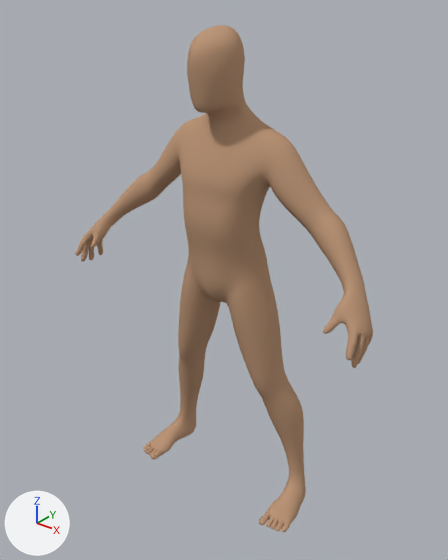
One commit to the Blender file ludum dare 48/Assets/Models/Human Basemeshes.blend: the scene before it, then after it.
The view is the same before and after, from a camera (50 mm lens) standing at (1.306, -1.647, 1.956) and looking at (-0.003, -0.01, 0.941). The lights are fixed; the arrows at lower left show +X, +Y and +Z.

Names of what the first picture shows: 'skin'.
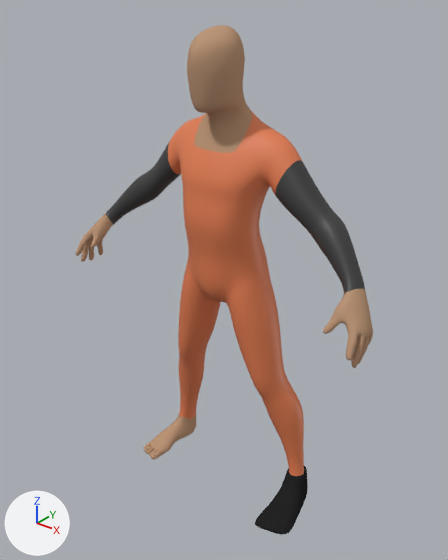
Location of each change, [x1, y1, x2, y2] in pixels of the pictures (448 x 560 px):
'skin.001', added (black): after [255, 466, 308, 535]
part 1 of me_basemesh_male, recoloured: [178, 246, 304, 476] in both
part 2 of me_basemesh_male, recoloured: [168, 108, 303, 265] in both
part 3 of me_basemesh_male, recoloured: [105, 141, 365, 293] in both

Edits to the bpy script that builds the scene:
```text
Add mat_shirt:
    mat_shirt = principled_material('Shirt')
    mat_shirt.base_color = (0.799, 0.212, 0.0844)  # orange #e77f52
Add mat_pants:
    mat_pants = principled_material('Pants')
    mat_pants.base_color = (0.799, 0.212, 0.0844)  # orange #e77f52
Add mat_shirtsleeves:
    mat_shirtsleeves = principled_material('ShirtSleeves')
    mat_shirtsleeves.base_color = (0.0445, 0.0445, 0.0445)  # black #3c3c3c
Add mat_boots:
    mat_boots = principled_material('Boots')
    mat_boots.base_color = (0.0188, 0.0188, 0.0188)  # black #252525
    mat_boots.specular_ior_level = 0.0
Change me_basemesh_male:
    where me_basemesh_male.from_pydata(...)  # 578 vertices, 578 faces; spans x -0.64..0.64, y -0.21..0.18, z -0.01..1.85
    used by ob_skin; location = (0.0, 0.0, 0.0)
    me_basemesh_male part 1: all 68 faces centred in x -0.32..0.32, y -0.11..0.13, z 0.18..1.06 switch from mat_skin to mat_pants (orange #e77f52)
    me_basemesh_male part 2: 40 of the faces centred in x -0.23..0.23, y -0.14..0.1, z 1.13..1.54 switch from mat_skin to mat_shirt (orange #e77f52)
    me_basemesh_male part 3: 42 of the faces centred in x -0.56..0.56, y -0.08..0.12, z 1.07..1.41 switch from mat_skin to mat_shirtsleeves (black #3b3b3b)
Add me_basemesh_male_001:
    me_basemesh_male_001.from_pydata(...)  # 30 vertices, 28 faces; spans x 0.243..0.435, y -0.198..0.165, z -0.009..0.13
    me_basemesh_male_001.materials.append(mat_boots)  # black #252525
Add ob_skin_001:
    ob_skin_001 = bpy.data.objects.new('skin.001', me_basemesh_male_001)
    ob_skin_001.location = (0.0, 0.0, 0.0)
    _m = ob_skin_001.modifiers.new('Subsurf', 'SUBSURF')
```
